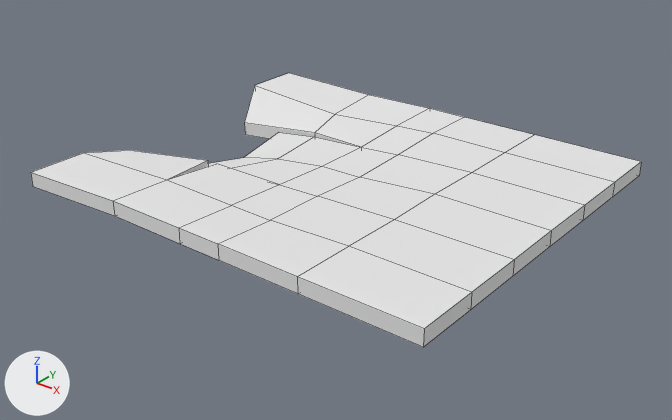
An edit to the OBJ model art/3D_Env/3D_Assets/3D_Models/Env_Models/3_WareHouse/FloorBrokenSideWareHouse.obj, drawn before and after from the same camera.
The view is the same before and after, from a 50 mm camera at (6.85, -8.59, 4.76) aimed at (0.08, -0.13, -0.48). The lights are fixed; the arrows at lower left show +X, +Y and +Z. The first picture is the older version. Mesh edges are drawn as thin lines. Where no turn or scale is listed for an object, it has been applied to the vertices.

Objects in the first picture: 'FloorBrokenSideWareHouse'.
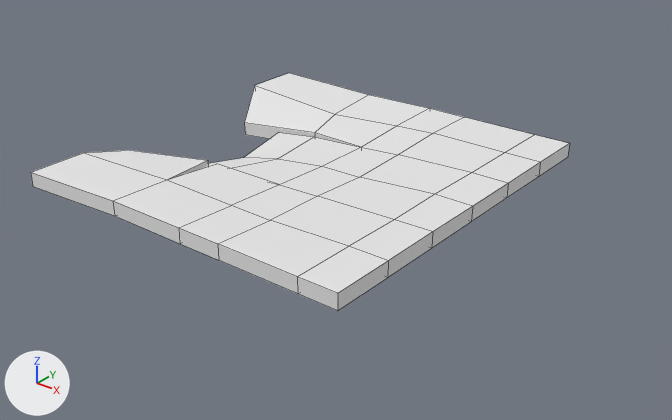
The newer file is also turned or shifted as a whole; pictures and numbers use the older file's frame.

What the commit changed:
me_floorbrokensidewarehouse is used by ob_floorbrokensidewarehouse; location (0.0, 0.0, 0.0).
me_floorbrokensidewarehouse had 94 vertices, 92 faces and spanned x -3.0..3.0, y -2.5..2.5, z -0.45..0.1.
me_floorbrokensidewarehouse now has 94 vertices, 92 faces and spans x -3.0..2.0, y -2.5..2.5, z -0.45..0.1.
me_floorbrokensidewarehouse part 1: all 14 vertices in x 3.0, y -2.5..2.5, z -0.1..0.1 are moved by (-1.0, 0.0, 0.0).

Where the change shows, as pixel boxes [x1, y1, x2, y2] in the pictures (672 x 420 px; the box of a moved part takes in the faces that stretch with it):
'FloorBrokenSideWareHouse', reshaped (12% narrower, 13% shorter)
    before: [31, 73, 641, 347]
    after: [31, 73, 570, 311]
part 1 of me_floorbrokensidewarehouse, moved or reshaped
    before: [297, 135, 641, 347]
    after: [297, 135, 570, 311]
